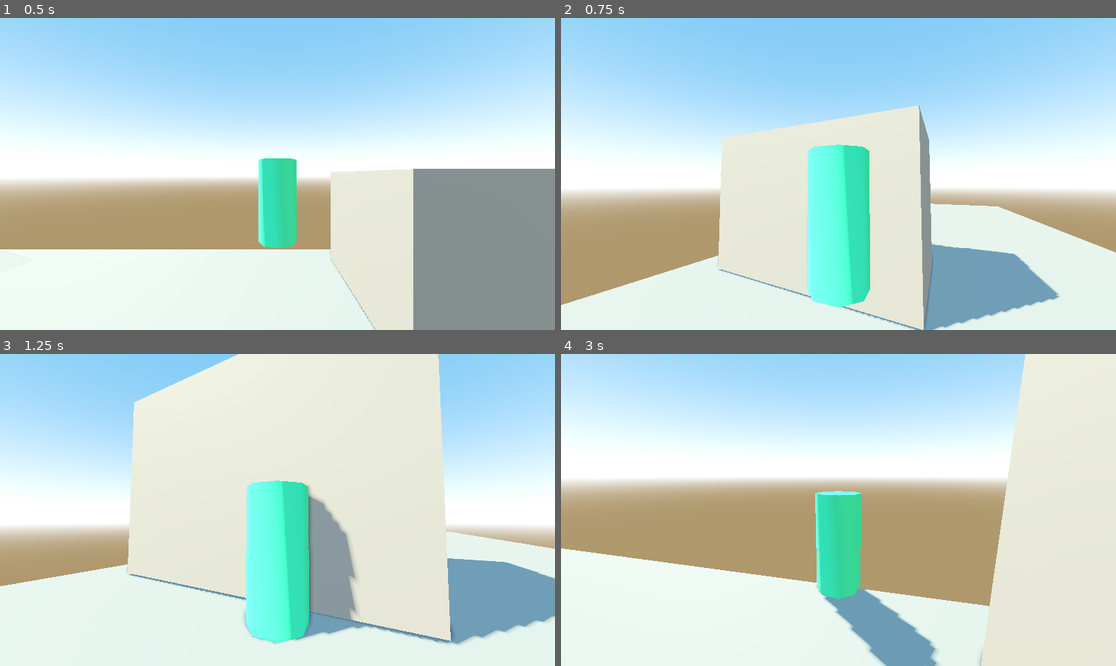
Above: before the commit, frames 1-4 (two rows, left to right).
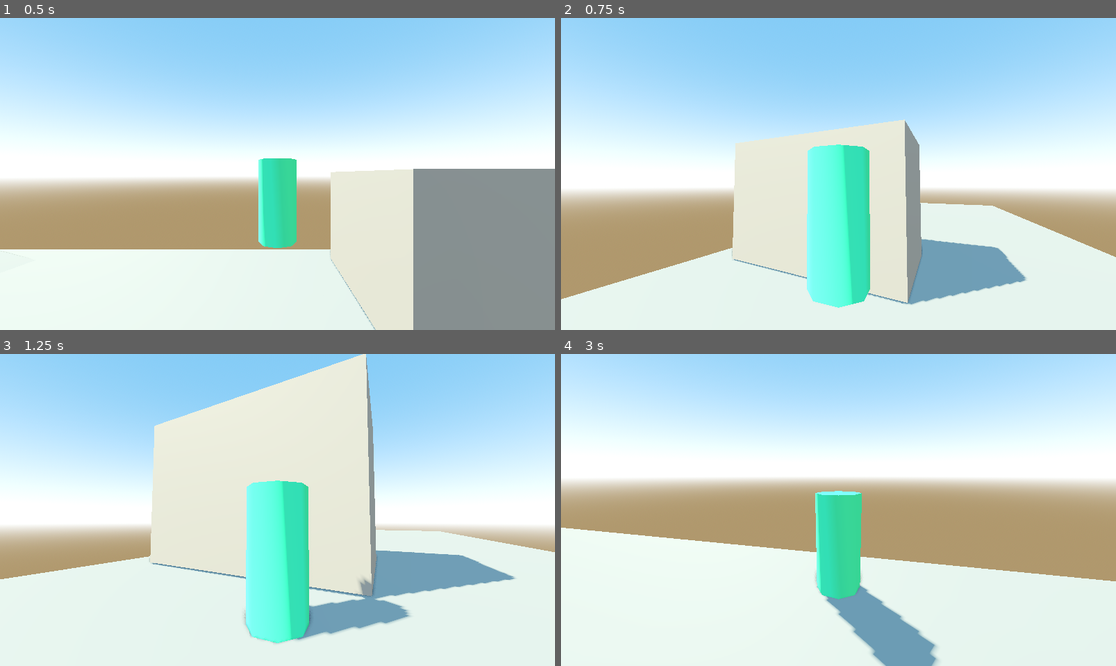
Above: after the commit, the same moments.

Repository: NajeebFarhan/3d-game-controller-godot-practice
Game: Godot game, scene res://level.tscn
Two runs of this game, one before a commit and one after it. Both use one fixed random seed, a clock stepped at 60 frames per second and the inputs below.
Inputs (mouse positions are in pixels of both pictures, inside the frame that each line leads up to):
- Up to frame 1 (0.5 s): no input
- Up to frame 2 (0.75 s): move the mouse to (866, 174) at 0.52 s; hold W (move_forward) from 0.53 s (still down); hold Mouse wheel up (zoom_in) from 0.53 s (still down)
- Up to frame 3 (1.25 s): keep holding W (move_forward); keep holding Mouse wheel up (zoom_in); tap Space (jump) at 0.77 s
- Up to frame 4 (3 s): keep holding W (move_forward); move the mouse to (810, 510) at 1.27 s; release Mouse wheel up (zoom_in) at 1.28 s; tap Mouse wheel down (zoom_out) at 1.35, 2.85 s; tap Space (jump) at 1.52 s; move the mouse to (849, 503) at 2.02 s; hold Mouse wheel up (zoom_in) 2.03-2.78 s; move the mouse to (832, 516) at 2.77 s

Frame 1 is identical in both runs. In frame 2, 7.9% of the frame differs, in the area x 0-100%, y 28-100%; in frame 3, 23%, in the area x 0-100%, y 0-94%; in frame 4, 20%.

Commit message:
jumping improvement

Diff:
--- a/controller.gd
+++ b/controller.gd
@@ -78,7 +78,11 @@
 		input_vector.x, 0, input_vector.y
 	).normalized()
 
-	velocity.x = direction.x * speed
-	velocity.z = direction.z * speed
+	if direction and is_on_floor():
+		velocity.x = direction.x * speed
+		velocity.z = direction.z * speed
+	elif is_on_floor():
+		velocity.x = move_toward(velocity.x, 0, speed)
+		velocity.z = move_toward(velocity.z, 0, speed)
 
 	move_and_slide()
